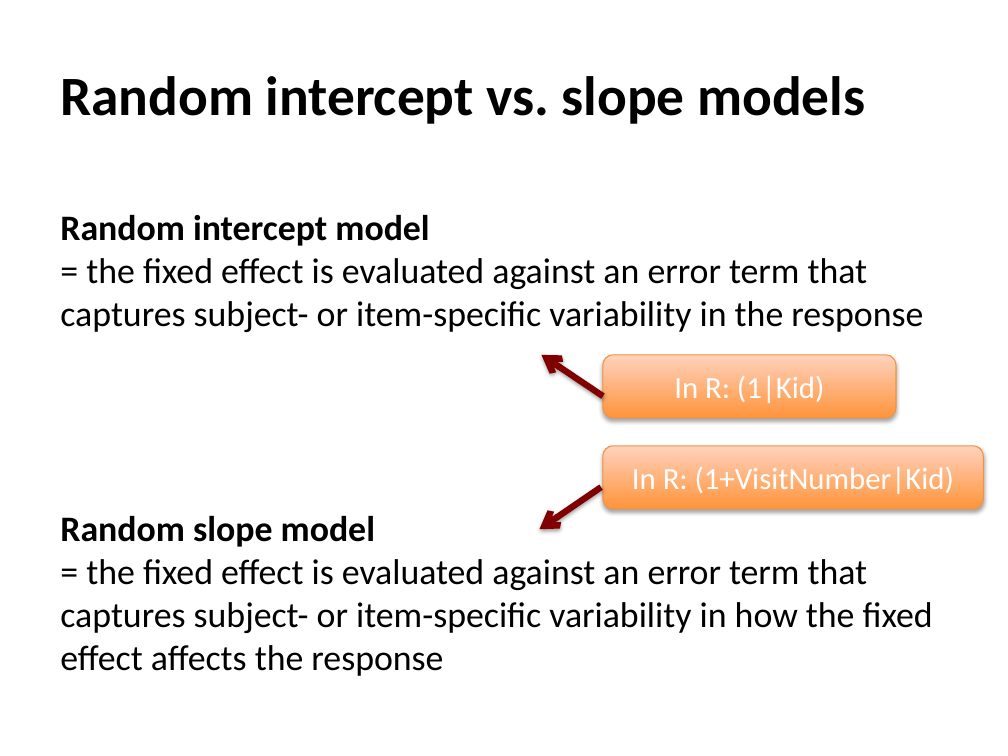
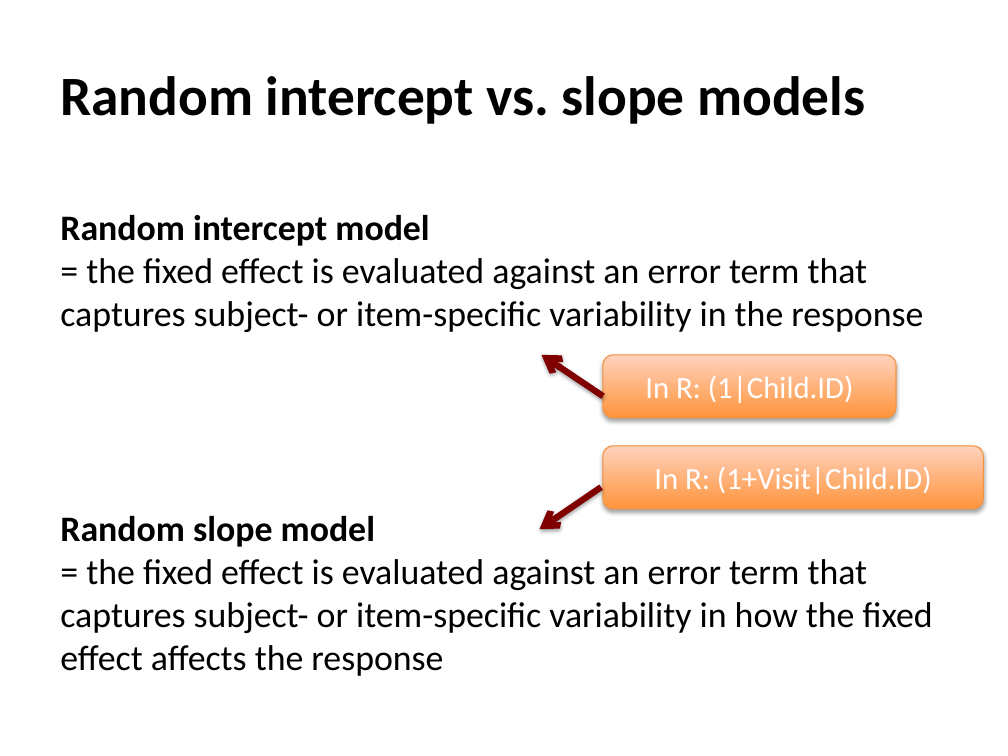
Before and after one commit to ethanweed/Stats4Humanities2016, a slide deck: slide 82 of Day5/Lecture 5.pptx. Drawn at 1008x756 pixels with LibreOffice and Linux fonts; fonts in the diff are those of the drawing. Boxes give left, top, right and bottom in pixels: in the first picture for what was removed or moved away, otherwise in the second. Text is boxed around its words. In the diff, an @@ line names an element or a change of style, - is before the commit and + after.

```diff
--- a/Day5/Lecture 5.pptx
+++ b/Day5/Lecture 5.pptx
@@ text in rounded rectangle at [645,375,854,406]: text changed @@
-In R: (1|Kid)
+In R: (1|Child.ID)
@@ text in rounded rectangle at [654,466,932,497]: text changed @@
-In R: (1+VisitNumber|Kid)
+In R: (1+Visit|Child.ID)
```
Also in this commit, not shown: 17 other slides changed, 1 other file.
